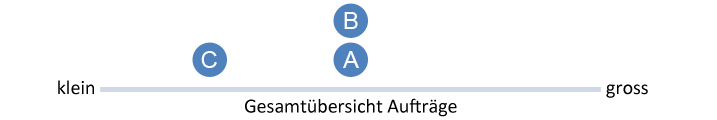
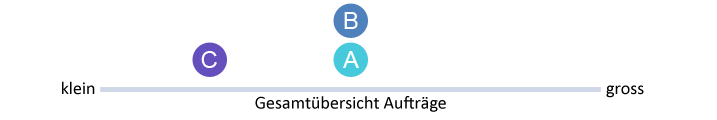
Before/after of a 717 x 120 layered artwork. What changed in the layer stack:
painted on "Gesamtübersicht Aufträge" over [245, 96, 457, 117]
painted on "gross" over [606, 84, 648, 98]
painted on "klein" over [58, 80, 95, 95]
painted on "Form 4" over [192, 42, 227, 77]
painted on "Form 2" over [333, 42, 368, 77]
